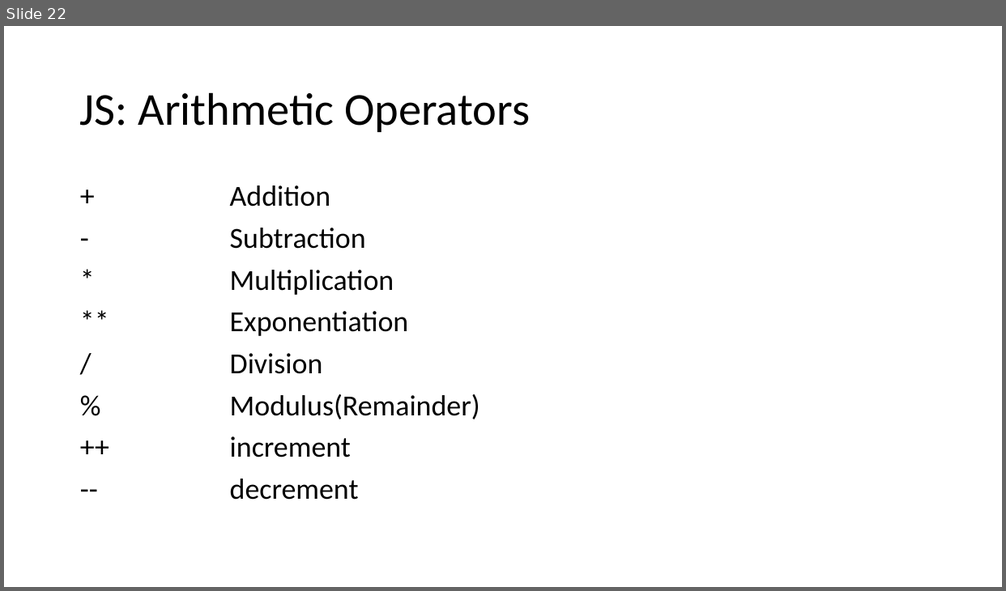
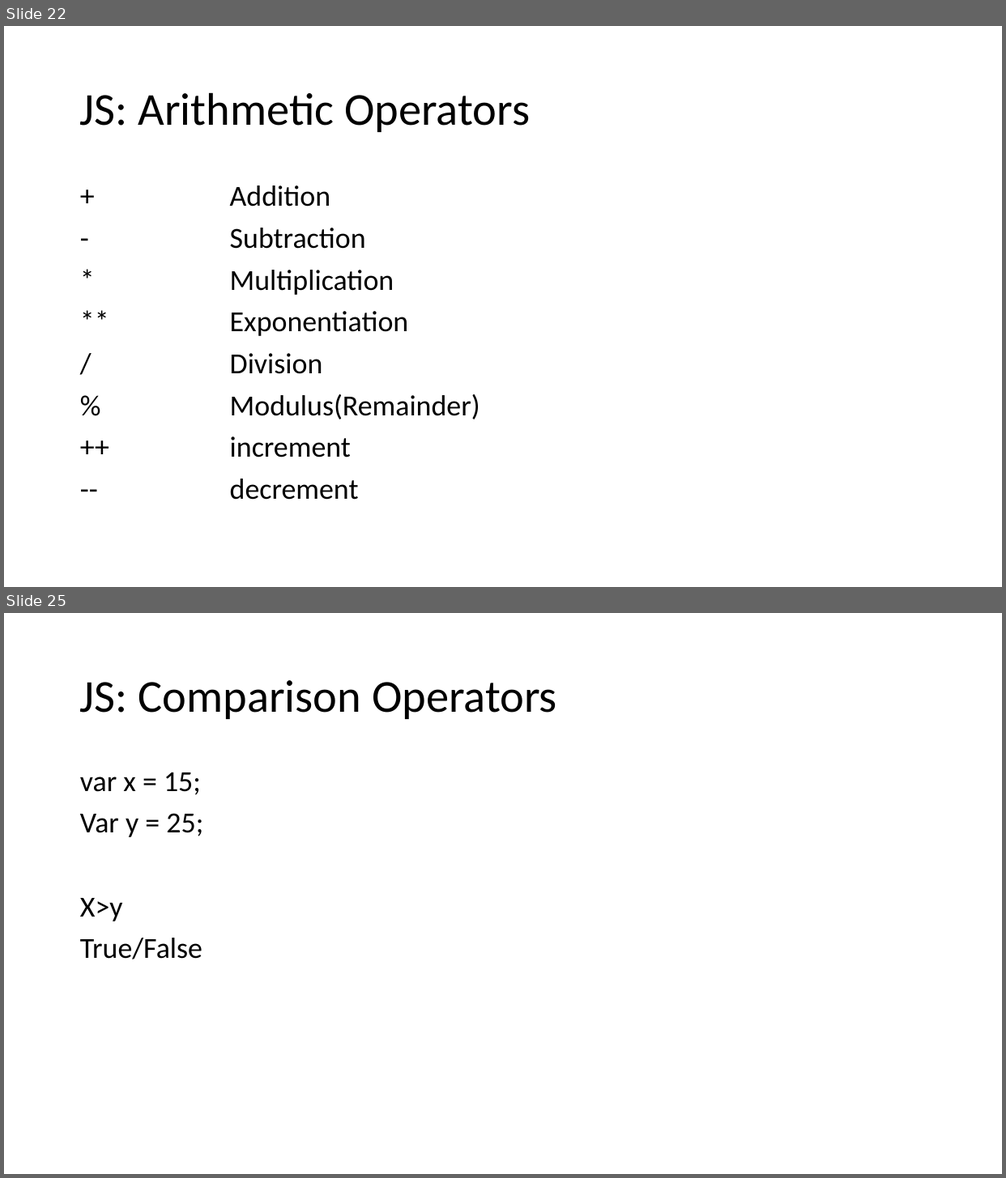
Before and after one commit to PiyushChaturvedii/Batch04, a slide deck: JavaScript.pptx. Shown one above the other, each under a label of ours: slide 22 before the commit, slides 22 and 25 after it; the slides between them are not shown. The pictures are 1006x591 and 1006x1178 pixels, drawn with LibreOffice and Linux fonts; fonts in the diff are those of the drawing. Boxes give left, top, right and bottom in pixels: in the first picture for what was removed or moved away, otherwise in the second. Text is boxed around its words. In the diff, an @@ line names an element or a change of style, - is before the commit and + after.

```diff
--- a/JavaScript.pptx
+++ b/JavaScript.pptx
@@ slide 25 added at [4, 613, 1002, 1174], background #FFFFFF @@
@@ title added at [80, 680, 557, 719], 44 pt, text #000000 @@
+JS: Comparison Operators
@@ text added at [80, 773, 203, 960], 28 pt, text #000000 @@
+var x = 15;
+Var y = 25;
+X>y
+True/False
```
Also in this commit, not shown: 12 other slides added, 5 other files.
